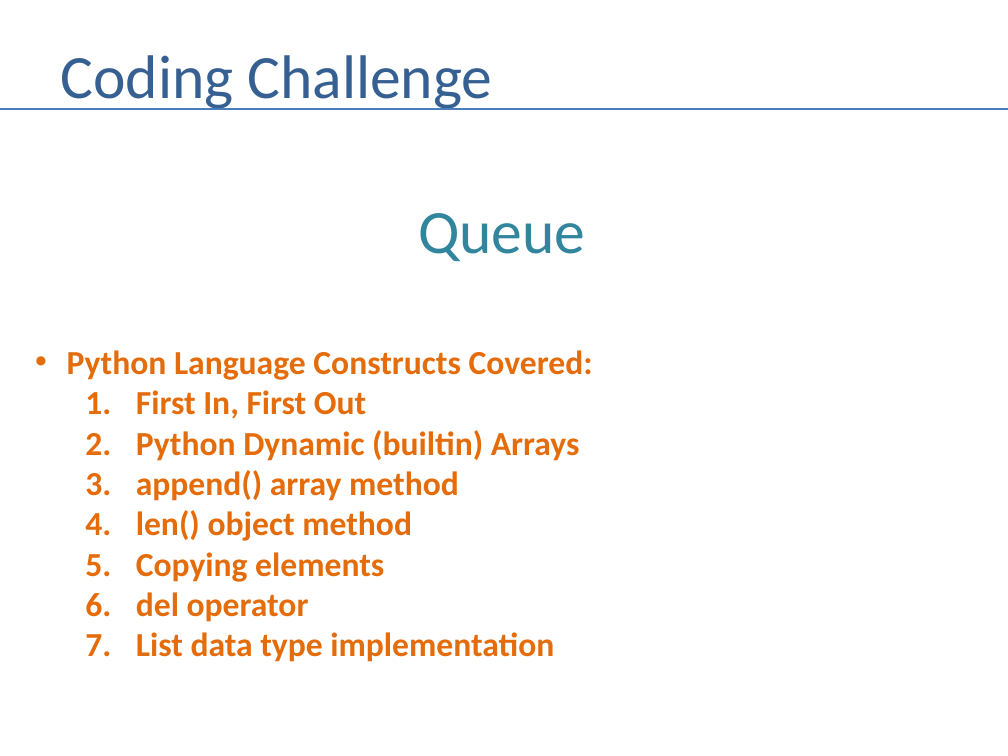
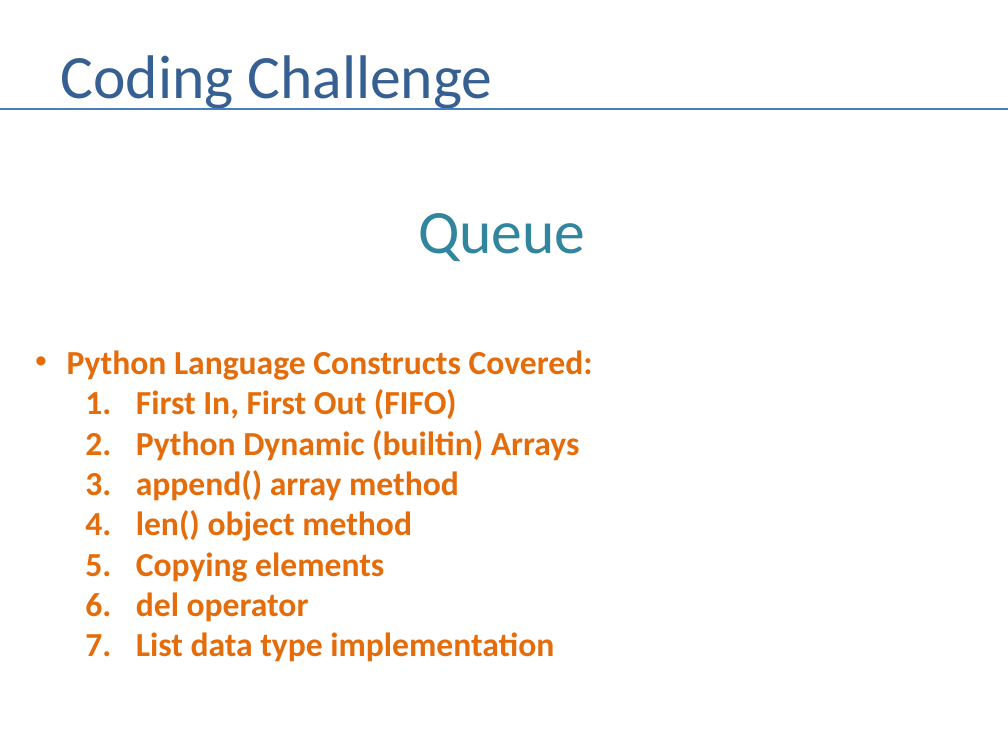
Before and after one commit to andrewferlitsch/Portland-Data-Science-Group, a slide deck: slide 15 of Presentations/Whiteboarding.pptx. Drawn at 1008x756 pixels with LibreOffice and Linux fonts; fonts in the diff are those of the drawing. Boxes give left, top, right and bottom in pixels: in the first picture for what was removed or moved away, otherwise in the second. Text is boxed around its words. In the diff, an @@ line names an element or a change of style, - is before the commit and + after.

Commit message:
fix typos in whiteboarding presentation

```diff
--- a/Presentations/Whiteboarding.pptx
+++ b/Presentations/Whiteboarding.pptx
@@ text at (136, 389, 457, 419): text changed @@
-  1. First In, First Out
+  1. First In, First Out (FIFO)
```
Also in this commit, not shown: 8 other slides changed.
